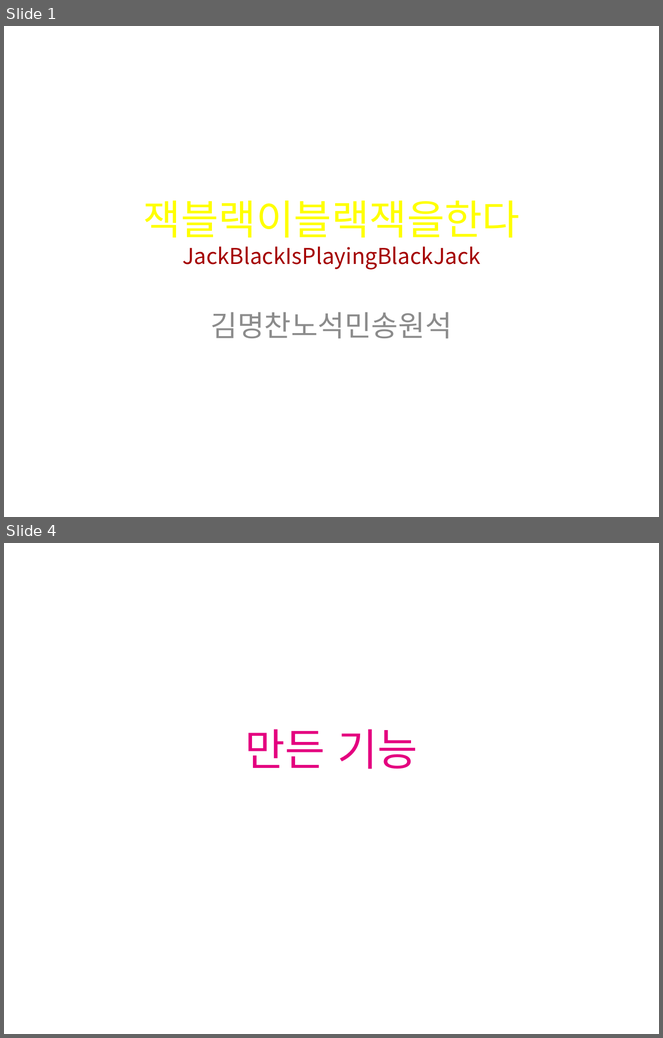
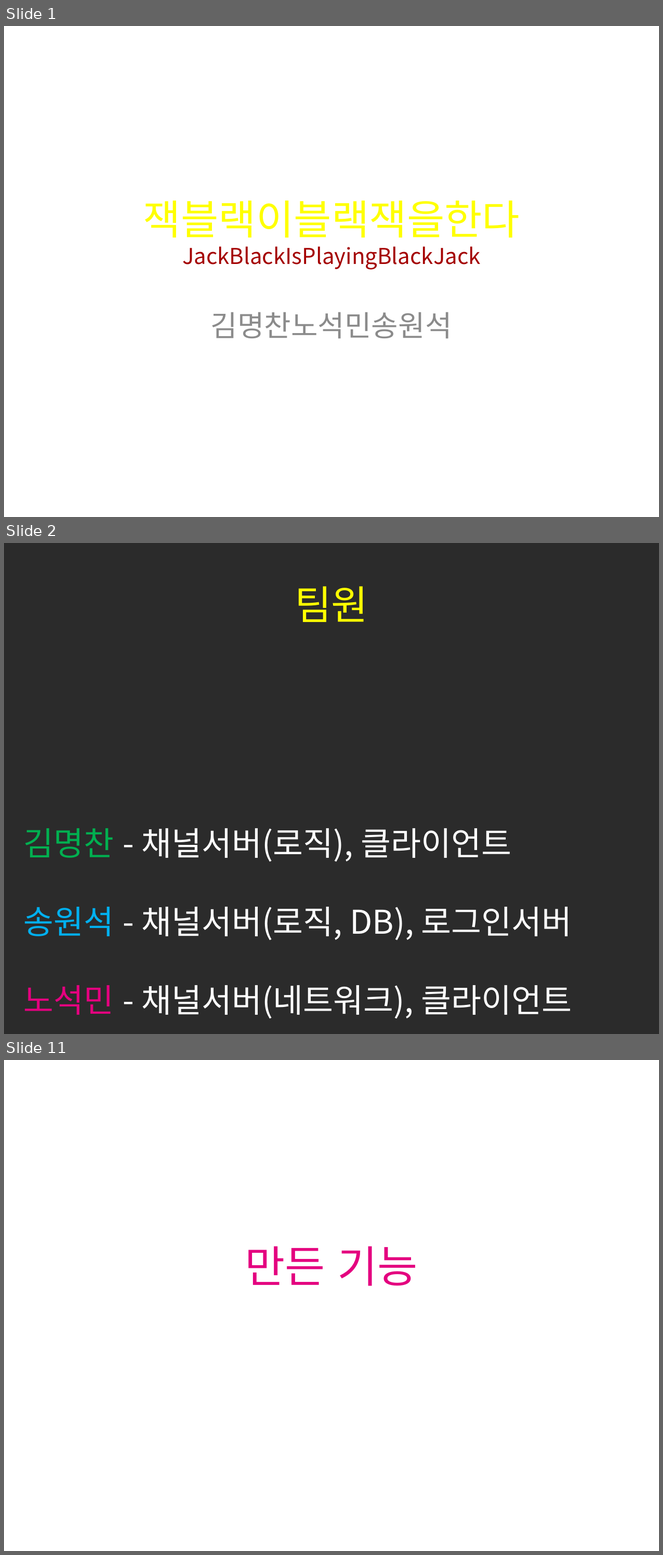
Before and after one commit to seokmin/2016ServerProject, a slide deck: 서버프로젝트.pptx. Shown one above the other, each under a label of ours: slides 1 and 4 before the commit, slides 1, 2 and 11 after it; the slides between them are not shown. The pictures are 663x1038 and 663x1555 pixels, drawn with LibreOffice and Linux fonts; fonts in the diff are those of the drawing; background and template pictures are left out; a plain dark background stands for a picture behind light text. Boxes give left, top, right and bottom in pixels: in the first picture for what was removed or moved away, otherwise in the second. Text is boxed around its words. In the diff, an @@ line names an element or a change of style, - is before the commit and + after.

```diff
--- a/서버프로젝트.pptx
+++ b/서버프로젝트.pptx
@@ slide 2 added at box(4, 543, 659, 1034), background picture (left out) @@
@@ title added at box(295, 586, 369, 622), 44 pt, text #FFFF00 @@
+팀원
@@ text added at box(23, 828, 572, 1019), 36 pt, text #FFFFFF @@
+김명찬 - 채널서버(로직), 클라이언트
+송원석 - 채널서버(로직, DB), 로그인서버
+노석민 - 채널서버(네트워크), 클라이언트
@@ what was slide 4 is now slide 11 @@
```
Also in this commit, not shown: 5 slides changed, 7 other slides added, 2 slides removed.
